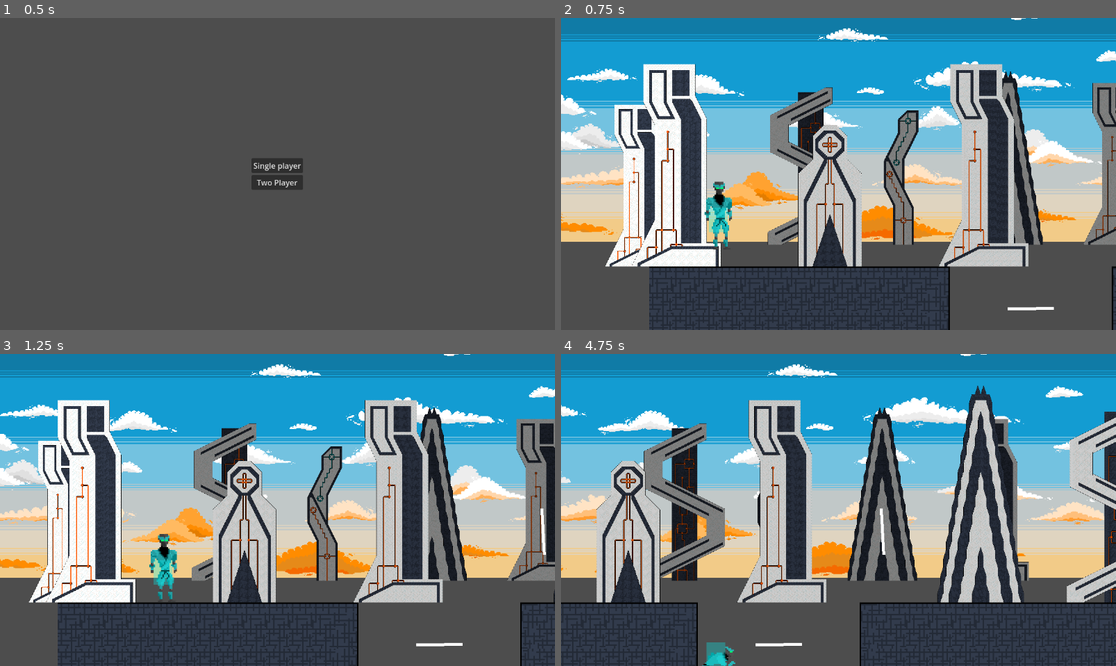
Above: before the commit, frames 1-4 (two rows, left to right).
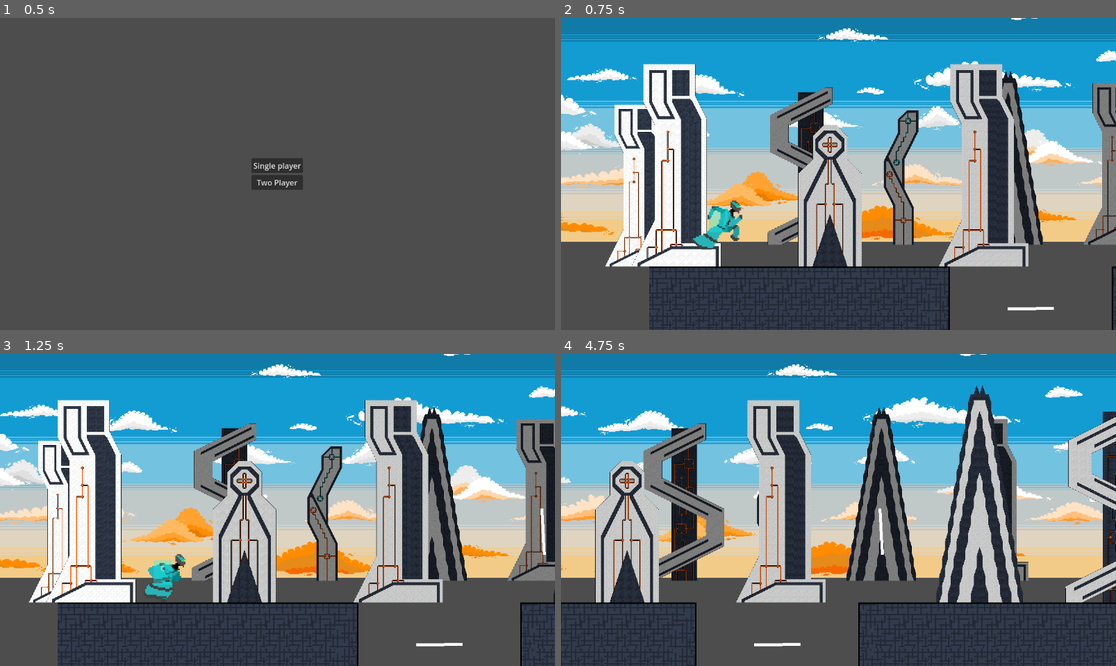
Above: after the commit, the same moments.

Repository: sublollipp/resonant_runners
Game: Godot game, scene res://Scenes/test_start.tscn
Two runs of this game, one before a commit and one after it. Both use one fixed random seed, a clock stepped at 60 frames per second and the inputs below.
Inputs (mouse positions are in pixels of both pictures, inside the frame that each line leads up to):
- Up to frame 1 (0.5 s): no input
- Up to frame 2 (0.75 s): click "Single player" at 0.5 s
- Up to frame 3 (1.25 s): no input
- Up to frame 4 (4.75 s): tap Enter (Enter) at 1.25, 3.6 s; move the mouse to (960, 494) at 1.27 s; hold Right (2Right) 1.28-2.78 s; tap S (Crouch) at 1.35, 2.3, 2.85, 3.8, 4.55 s; tap Up (2Jump) at 1.52, 2.27, 3.77, 4.52 s; move the mouse to (727, 525) at 2.02 s; tap Down (2Crouch) at 2.1 s; move the mouse to (894, 441) at 2.77 s; hold Left (2Left) 2.78-3.53 s; move the mouse to (810, 572) at 3.52 s; hold Right (2Right) from 3.53 s (still down); move the mouse to (1005, 556) at 4.27 s; press the mouse at (1005, 556) at 4.28 s

Frame 1 is identical in both runs. In frame 2, 0.9% of the frame differs, in the area x 23-33%, y 52-75%; in frame 3, 0.7%; in frame 4, 7.4%, in the area x 0-100%, y 0-100%.

Commit message:
Animationer igen

Diff:
--- a/Scenes/player.tscn
+++ b/Scenes/player.tscn
@@ -278,7 +278,7 @@
 }],
 "loop": false,
 "name": &"CrouchingCyan",
-"speed": 3.0
+"speed": 5.0
 }, {
 "frames": [{
 "duration": 1.0,
--- a/Scripts/player.gd
+++ b/Scripts/player.gd
@@ -44,15 +44,14 @@
 	if event.is_action_pressed(jumpKey) && is_on_floor() and !is_on_player:
 		velocity.y = JUMP_VELOCITY
 
-	if event.is_action_pressed(crouchKey):
-		is_crouching = true
-		velocity.x = -Gamespeed.speed
-		animation.play("Crouching")
-		collision_shape_2d.shape.size.y = start_collision_shape_height-5
-
-	if event.is_action_released(crouchKey):  #ineffektiv kode skal være on release istedet
-		is_crouching = false
-		collision_shape_2d.shape.size.y = start_collision_shape_height
+	#if event.is_action_pressed(crouchKey):
+#		is_crouching = true
+#		velocity.x = -Gamespeed.speed
+#		animation.play("Crouching"+color)
+#		collision_shape_2d.shape.size.y = start_collision_shape_height-5
+#	if event.is_action_released(crouchKey):  #ineffektiv kode skal være on release istedet
+#		is_crouching = false
+#		collision_shape_2d.shape.size.y = start_collision_shape_height
 
 	if event.is_action_pressed("Pause"):
 		if is_physics_processing():
@@ -62,12 +61,13 @@
 
 
 func _physics_process(delta) -> void:
-	# Add the gravity.
+	is_on_player = false
 
-	if not is_on_floor():
+	if not is_on_floor(): #start hop skal in
 		velocity += get_gravity() * delta
 
-	is_on_player = false
+	if is_crouching:
+		velocity.x = -Gamespeed.speed
 
 	# Superjump kodewd (der er kode tilovers!!!)
 	if ray_cast_2.is_colliding() && ray_cast_2.get_collider().is_in_group("players"):
@@ -86,52 +86,51 @@
 				velocity.y = JUMP_VELOCITY*1.5
 
 	var direction : float = Input.get_axis(leftKey, rightKey)
+	if !is_crouching:
+		if direction:
+			animation.play("Running"+color)
+			animation.sprite_frames.set_animation_speed("Running"+color, 10)
 
-	if direction:
-		animation.play("Running"+color)
-		animation.sprite_frames.set_animation_speed("Running"+color, 10)
+			if direction > 0:
+				#SPEED (er desiret speed i løb, velocetyen er current speed, derfor hvis man trækker dem fra hindanden finder man forksellen og kan dermed tilføjde den istedet for at sætte
+				if velocity.x < SPEED:
+					if SPEED - velocity.x < ACCELERATION:
+						velocity.x += ACCELERATION
+					else:
+						velocity.x += SPEED - velocity.x
+			elif direction < 0:
+				if velocity.x > -SPEED:
+					if abs(-SPEED - velocity.x) > ACCELERATION:
+					#velocity.x += -SPEED - Gamespeed.speed - velocity.x
+						velocity.x -= ACCELERATION
+					else:
+						velocity.x += -SPEED - Gamespeed.speed - velocity.x
+			else:
+				# nedacceleration? on floor? (eller er det det andet else loop under) (JA DET ER BÆGGE ELSE STATEMENTS DER SKAL PÅRVIRKES
+				if is_on_floor():
+					velocityPositionReset()
 
-		if direction > 0:
-			#SPEED (er desiret speed i løb, velocetyen er current speed, derfor hvis man trækker dem fra hindanden finder man forksellen og kan dermed tilføjde den istedet for at sætte
-			if velocity.x < SPEED:
-				if SPEED - velocity.x < ACCELERATION:
-					velocity.x += ACCELERATION
-				else:
-					velocity.x += SPEED - velocity.x
-		elif direction < 0:
-			if velocity.x > -SPEED:
-				if abs(-SPEED - velocity.x) > ACCELERATION:
-				#velocity.x += -SPEED - Gamespeed.speed - velocity.x
-					velocity.x -= ACCELERATION
-				else:
-					velocity.x += -SPEED - Gamespeed.speed - velocity.x
 		else:
-			# nedacceleration? on floor? (eller er det det andet else loop under) (JA DET ER BÆGGE ELSE STATEMENTS DER SKAL PÅRVIRKES
+			animation.play("Running"+color)
+			animation.sprite_frames.set_animation_speed("Running"+color, 6)
 			if is_on_floor():
 				velocityPositionReset()
 
-	else:
-		animation.play("Runing"+color)
-		animation.sprite_frames.set_animation_speed("Running"+color, 6)
+		if direction<0:
+			animation.flip_h=true
 
-		if is_on_floor():
-			velocityPositionReset()
+		else:
+			animation.flip_h = false
 
-
-	if direction<0:
-		animation.flip_h=true
-
-	else:
-		animation.flip_h = false
-
-	if Input.is_action_pressed(crouchKey): #HVORFOR ER DER CROUCH LOGIK TO STEDER?!!!
+	if Input.is_action_just_pressed(crouchKey): #HVORFOR ER DER CROUCH LOGIK TO STEDER?!!!
 		is_crouching = true
-		velocity.x = -Gamespeed.speed
 		animation.play("Crouching"+color)
-		collision_shape_2d.shape.size.y = start_collision_shape_height-5
+		collision_shape_2d.shape.size.y = start_collision_shape_height-10
 
 	if Input.is_action_just_released(crouchKey):  #ineffektiv kode skal være on release istedet
 		is_crouching = false
 		collision_shape_2d.shape.size.y = start_collision_shape_height
+		animation.play("Running"+color)
+		animation.sprite_frames.set_animation_speed("Running"+color, 6)
 	move_and_slide()
 	$PortalHandler.checkIfInPortal()
